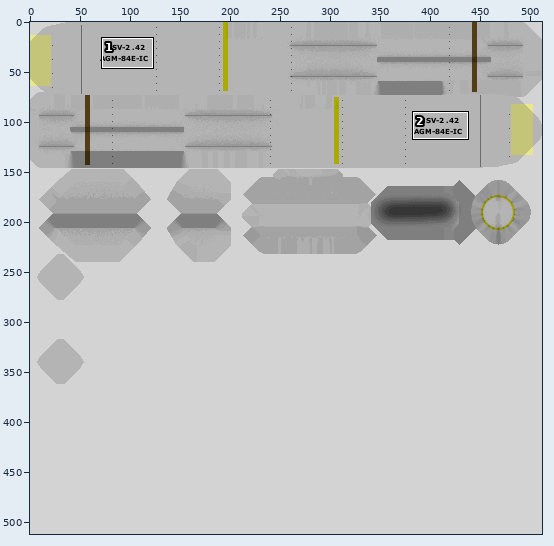
Sprite sheet -- Models/Armament/Weapons/AGM-84/AGM-84.png. Above: a wide view before the commit, with the close-up outlined.
Close-up. Earlier state:
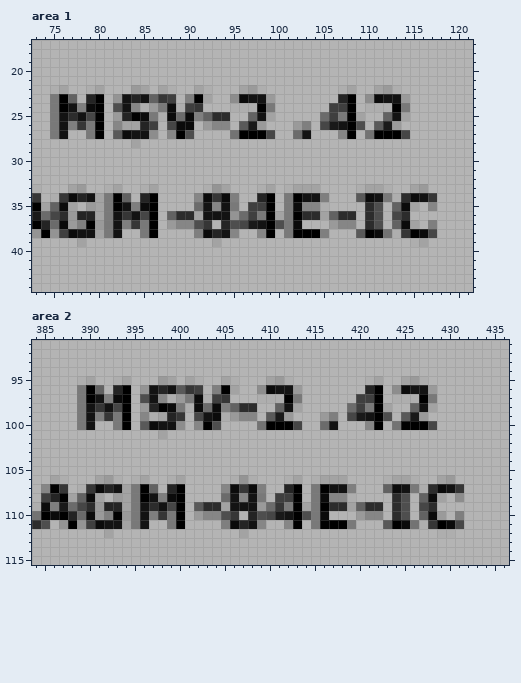
The file is 512x512 pixels. Colours within 5 levels of each other are drawn and written as one. Shown: area 1: x 73..121, y 17..44; area 2: x 384..436, y 91..115. The commit also changed other parts of the picture, which this record leaves out.
New version:
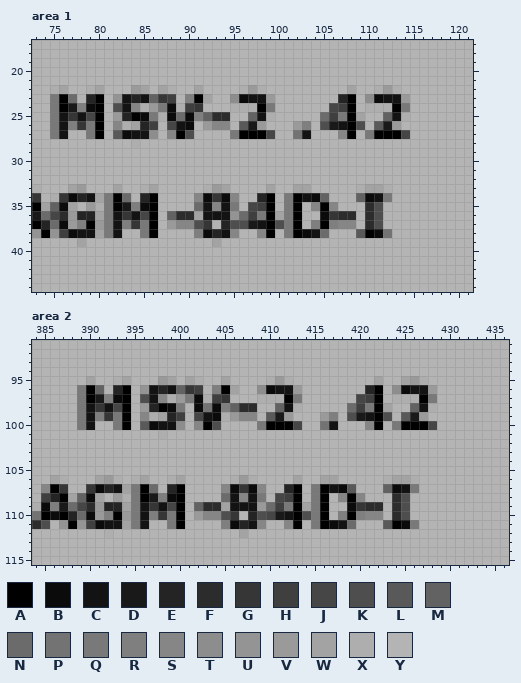
Palette (. is transparent): A #000000  B #0b0b0b  C #131313  D #191919  E #242424  F #2c2c2c  G #363636  H #3f3f3f  J #464646  K #4e4e4e  L #595959  M #626262  N #6b6b6b  P #737373  Q #797979  R #7f7f7f  S #868686  T #8d8d8d  U #949494  V #9a9a9a  W #a3a3a3  X #aeaeae  Y #b4b4b4
The edit:
Area 1:
y 22: x 92 X -> Y; x 96 W -> X; x 107 X -> Y; x 111 W -> X
y 23: x 77 M -> N
y 24: x 77 C -> D; x 106 H -> J
y 25: x 77 F -> G; x 99 W -> X; x 114 W -> X
y 26: x 83 W -> X; x 89 B -> C; x 105 J -> K
y 27: x 95 P -> Q; x 102 N -> P; x 110 P -> Q
y 28: x 84 W -> X
y 33: x 81 X -> Y; x 93 U -> V; x 98 X -> Y; x 101 X -> Y; x 104 W -> Y; x 115..116 WV -> YY
y 34: x 83 M -> N; x 95 R -> S; x 104..105 CR -> BM; x 109 L -> M; x 113..117 XFBCG -> YYYYY
y 35: x 80 W -> X; x 83 C -> D; x 97 H -> J; x 102..103 BS -> AY; x 105..106 XY -> AS; x 113..115 MBW -> YYY; x 117 S -> Y
y 36: x 103..106 FFWM -> YYBG; x 113..114 JF -> YY
y 37: x 96 J -> K; x 102 B -> A; x 104..106 YYV -> RAR; x 113..115 MBW -> YYY; x 117 R -> Y
y 38: x 103..105 AAR -> BCN; x 113..117 XGABJ -> YYYYY
y 39: x 115..116 XW -> YY
Area 2:
y 95: x 389 X -> Y; x 406 X -> Y; x 410 W -> X; x 421 X -> Y
y 96: x 400 L -> M
y 97: x 391 C -> D; x 420 H -> J
y 98: x 401 X -> Y; x 403 N -> P; x 413 W -> X; x 428 W -> X
y 99: x 400 G -> H; x 419 J -> K
y 100: x 409 P -> Q; x 416 N -> P; x 424 P -> Q
y 101: x 398 W -> X
y 106: x 407 U -> V; x 412 X -> Y; x 415 X -> Y; x 418 W -> Y; x 429..430 WV -> YY
y 107: x 389 X -> Y; x 397 M -> N; x 409 R -> S; x 418..419 CR -> BL; x 427..431 XFBCG -> YYYYY
y 108: x 394 W -> X; x 397 C -> D; x 411 H -> J; x 416..417 BS -> AY; x 419..420 XY -> AS; x 427..429 MBW -> YYY; x 431 T -> Y
y 109: x 397 F -> G; x 402 L -> M; x 411 G -> H; x 417..420 FFWM -> YYBG; x 427..428 JF -> YY
y 110: x 416 B -> A; x 418..420 YYV -> RAR; x 427..429 MBV -> YYY; x 431 R -> Y
y 111: x 417..419 AAQ -> BCN; x 426..431 PXGABJ -> QYYYYY
y 112: x 392 W -> X; x 429..430 XX -> YY
